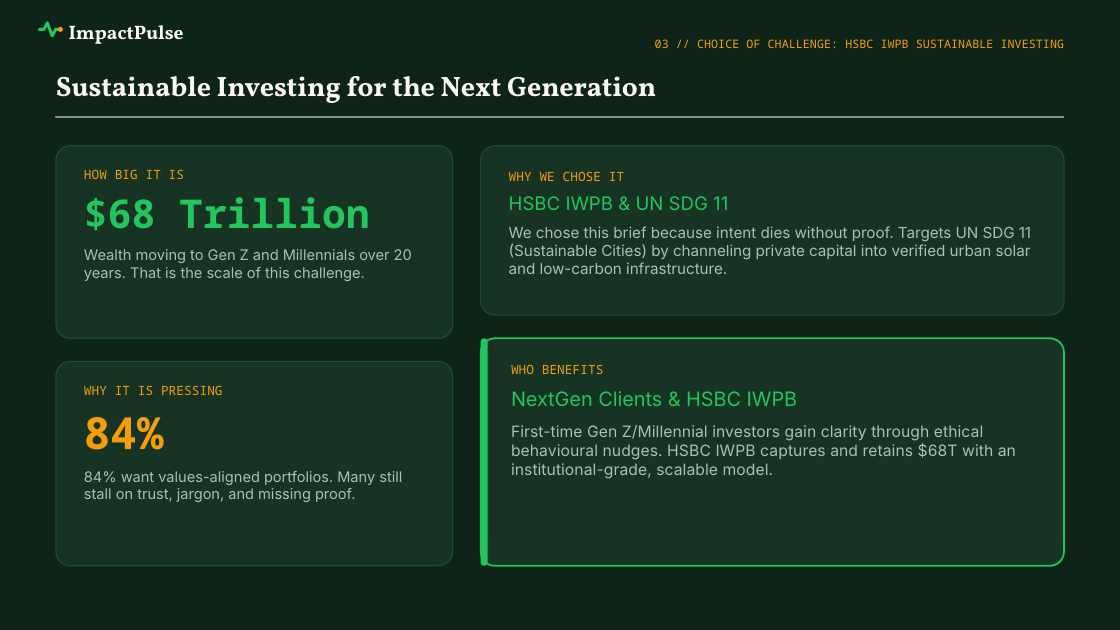
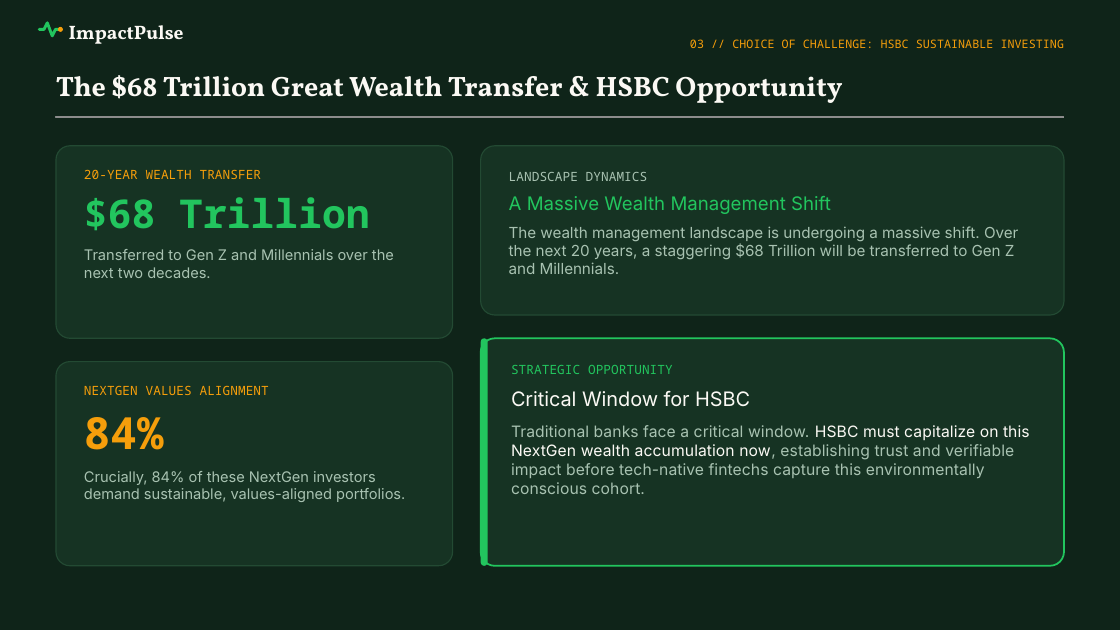
Before and after one commit to Siva-Subramaniam-DS/TCS-Project, a slide deck: slide 3 of ImpactPulse_TCS_Submission_12Slides.pptx. Drawn at 1120x630 pixels with LibreOffice and Linux fonts; fonts in the diff are those of the drawing; grey boxes stand for pictures; background and template pictures are left out. Boxes give left, top, right and bottom in pixels: in the first picture for what was removed or moved away, otherwise in the second. Text is boxed around its words. In the diff, an @@ line names an element or a change of style, - is before the commit and + after.

```diff
--- a/ImpactPulse_TCS_Submission_12Slides.pptx
+++ b/ImpactPulse_TCS_Submission_12Slides.pptx
@@ text at (690,39,1065,48): text changed @@
-03 // CHOICE OF CHALLENGE: HSBC IWPB SUSTAINABLE INVESTING
+03 // CHOICE OF CHALLENGE: HSBC SUSTAINABLE INVESTING
@@ text at (56,75,842,103): text changed @@
-Sustainable Investing for the Next Generation
+The $68 Trillion Great Wealth Transfer & HSBC Opportunity
@@ text at (84,169,262,179): text changed @@
-HOW BIG IT IS
+20-YEAR WEALTH TRANSFER
@@ text at (509,172,1018,274): text changed @@
-WHY WE CHOSE IT
-HSBC IWPB & UN SDG 11
-We chose this brief because intent dies without proof. Targets UN SDG 11 (Sustainable Cities) by channeling private capital into verified urban solar and low-carbon infrastructure.
+LANDSCAPE DYNAMICS
+A Massive Wealth Management Shift
+The wealth management landscape is undergoing a massive shift. Over the next 20 years, a staggering $68 Trillion will be transferred to Gen Z and Millennials.
@@ text at (84,249,394,278): text changed @@
-Wealth moving to Gen Z and Millennials over 20 years. That is the scale of this challenge.
+Transferred to Gen Z and Millennials over the next two decades.
@@ text at (84,386,269,395): text changed @@
-WHY IT IS PRESSING
+NEXTGEN VALUES ALIGNMENT
@@ text at (511,365,1030,494): text changed @@
-WHO BENEFITS
-NextGen Clients & HSBC IWPB
-First-time Gen Z/Millennial investors gain clarity through ethical behavioural nudges. HSBC IWPB captures and retains $68T with an institutional-grade, scalable model.
+STRATEGIC OPPORTUNITY
+Critical Window for HSBC
+Traditional banks face a critical window. HSBC must capitalize on this NextGen wealth accumulation now, establishing trust and verifiable impact before tech-native fintechs capture this environmentally conscious cohort.
@@ text at (84,471,405,502): text changed @@
-84% want values-aligned portfolios. Many still stall on trust, jargon, and missing proof.
+Crucially, 84% of these NextGen investors demand sustainable, values-aligned portfolios.
```
Also in this commit, not shown: 11 other slides changed, 17 other files.
